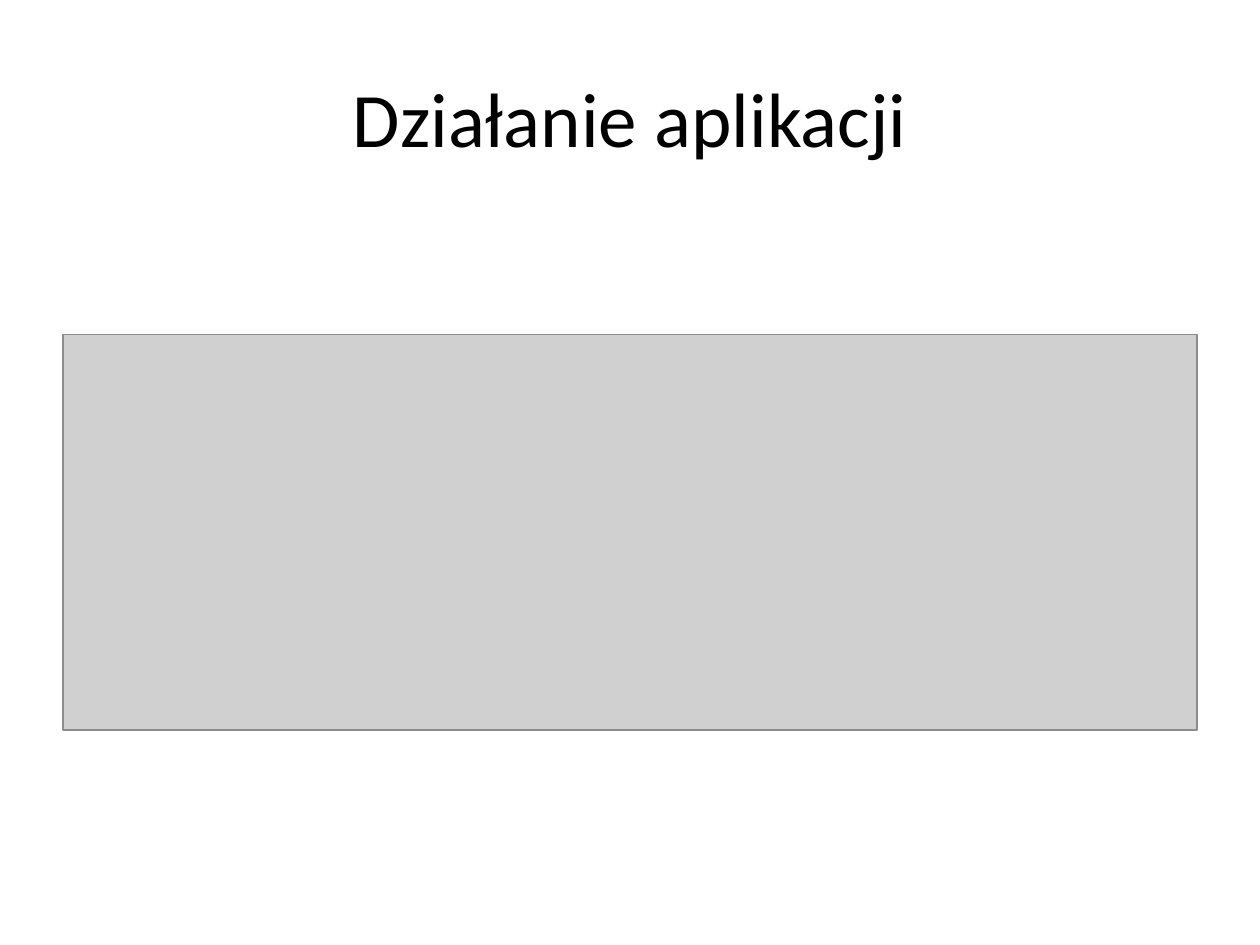
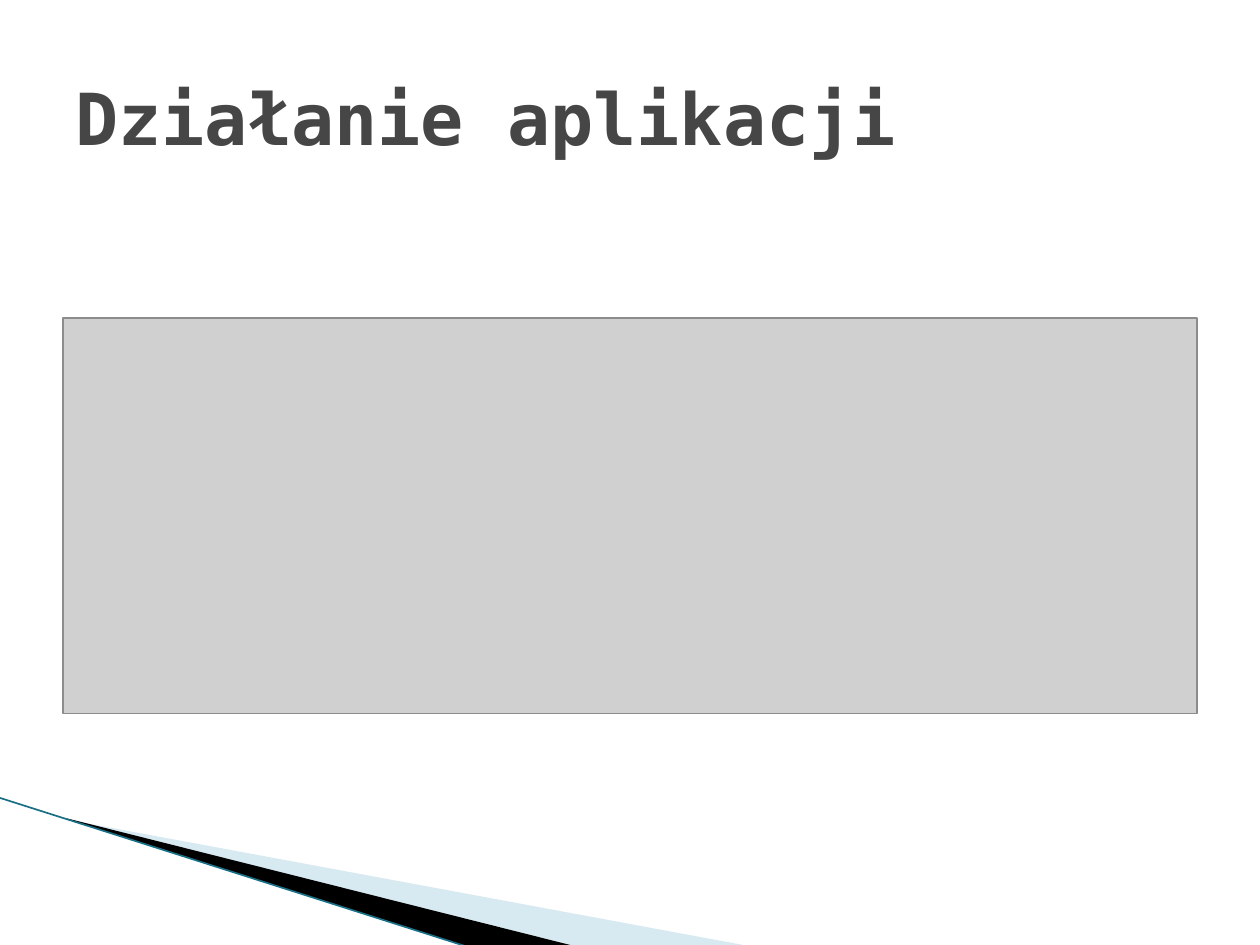
Before and after one commit to dworak/licence-plate-extractor, a slide deck: slide 5 of wizja systemu/Ekstrakcja widoków tablic rejestracyjnych z sekwencji wideo.pptx. Drawn at 1260x945 pixels with LibreOffice and Linux fonts; fonts in the diff are those of the drawing; grey boxes stand for pictures; background and template pictures are left out. Boxes give left, top, right and bottom in pixels: in the first picture for what was removed or moved away, otherwise in the second. Text is boxed around its words. In the diff, an @@ line names an element or a change of style, - is before the commit and + after.

```diff
--- a/wizja systemu/Ekstrakcja widoków tablic rejestracyjnych z sekwencji wideo.pptx
+++ b/wizja systemu/Ekstrakcja widoków tablic rejestracyjnych z sekwencji wideo.pptx
@@ title "Działanie aplikacji" at (75,87,896,160): size 44 to 41 pt, font Calibri to DejaVu Sans Mono, text colour #000000 to #464646, bold on; alignment centre to left @@
@@ picture: place and size @@
-picture at (63,335,1197,731)
+picture at (63,319,1197,714)
@@ line added from (0, 798) to (467, 945), #97C5D8 0.95 pt @@
@@ freeform shape added at (67,818,576,945), fill #000000 @@
@@ freeform shape added at (69,819,750,945), fill #A0CBDC at 40% opacity @@
```
Also in this commit, not shown: 6 other slides changed, 3 slides added, 1 other file.
